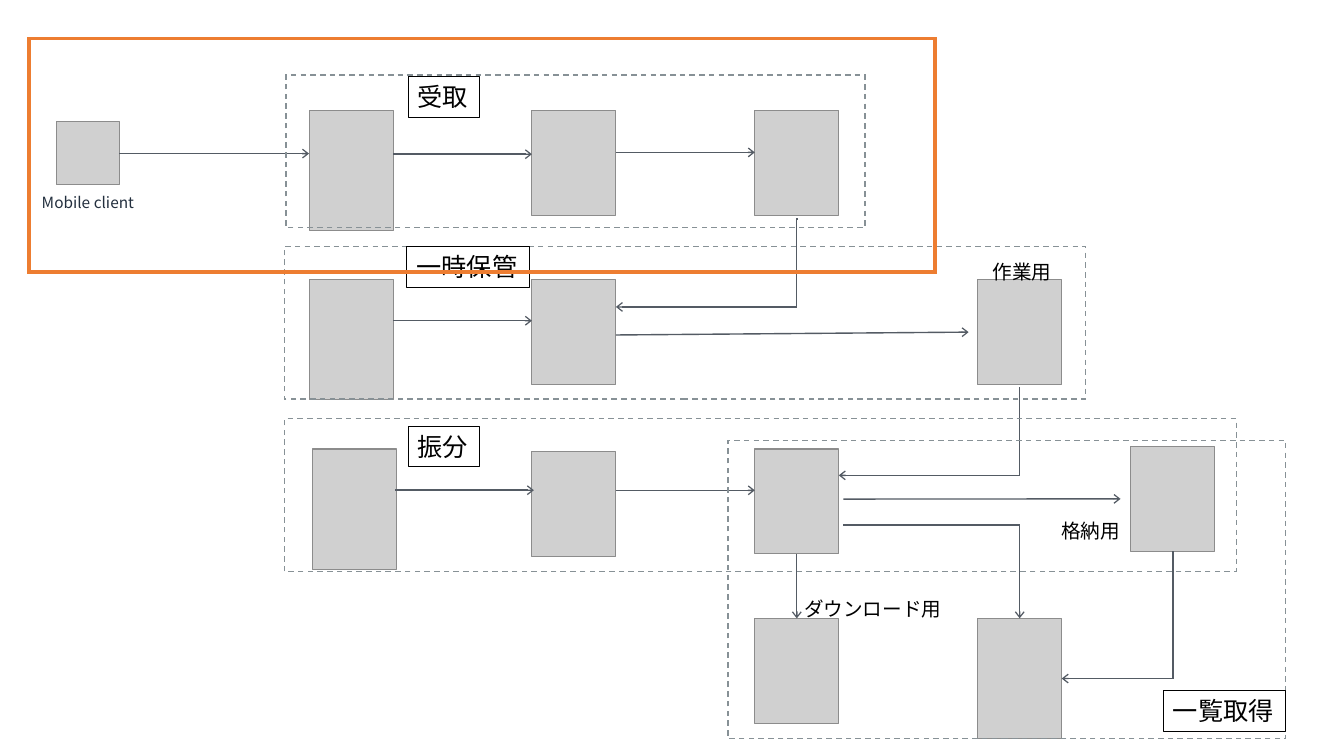
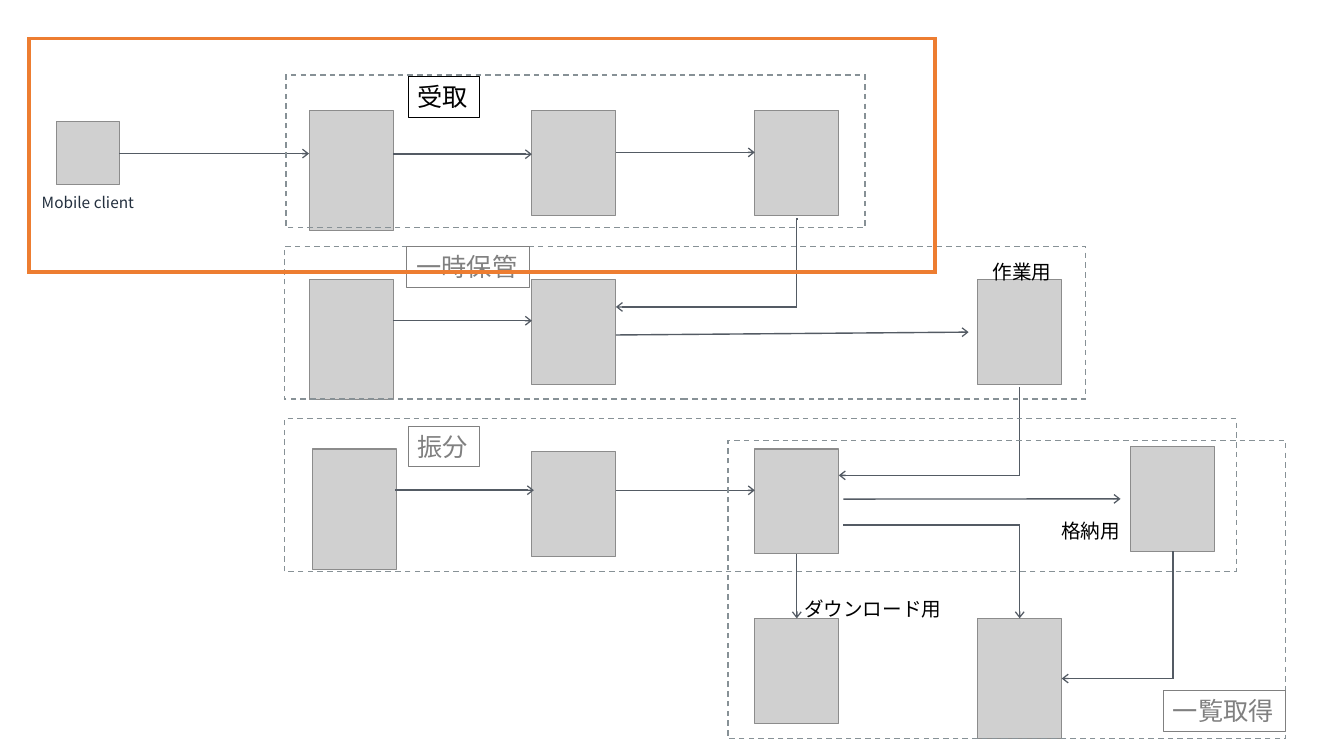
Before and after one commit to kodamashinji/task3, a slide deck: slide 5 of doc/arch.pptx. Drawn at 1344x756 pixels with LibreOffice and Linux fonts; fonts in the diff are those of the drawing; grey boxes stand for pictures. Boxes give left, top, right and bottom in pixels: in the first picture for what was removed or moved away, otherwise in the second. Text is boxed around its words. In the diff, an @@ line names an element or a change of style, - is before the commit and + after.

```diff
--- a/doc/arch.pptx
+++ b/doc/arch.pptx
@@ text colour #000000 to #808080; outline #000000 0.25 pt to #808080 0.25 pt in 3 elements at (406, 246, 528, 286), (408, 426, 480, 467), (1164, 691, 1286, 731) @@
```
Also in this commit, not shown: 5 other slides changed, 4 slides added.
